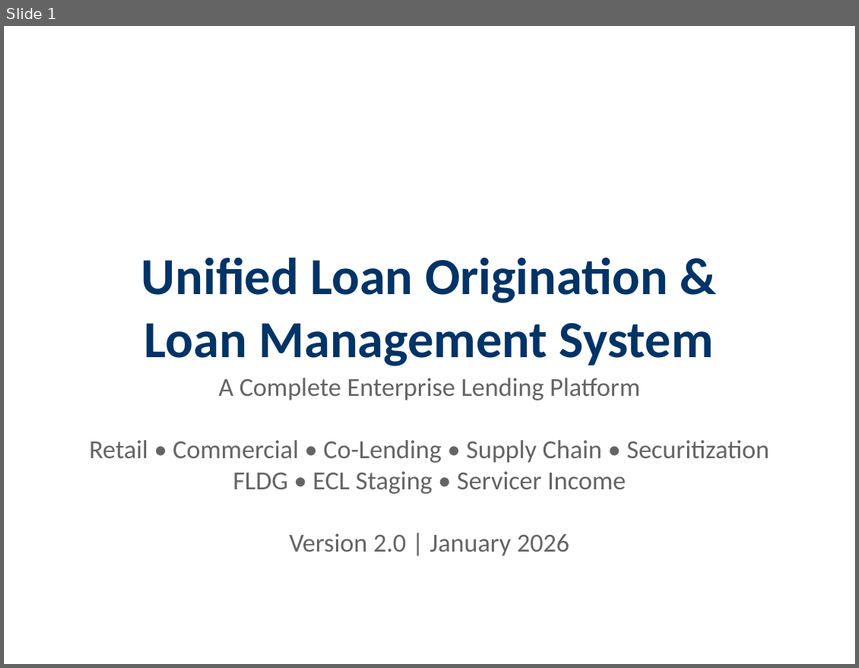
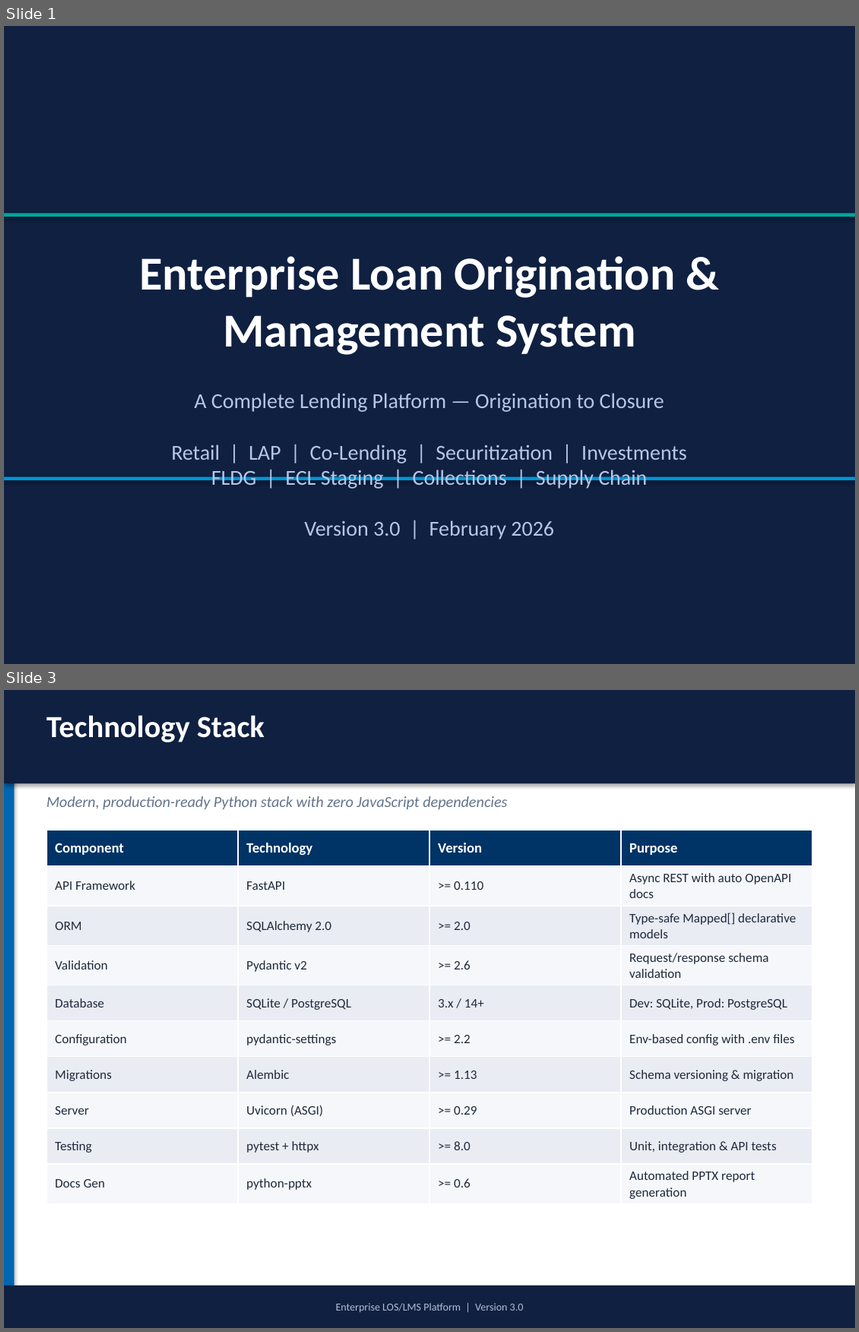
Before and after one commit to harshitrathi14/LOS-LMS, a slide deck: docs/LOS_LMS_System_Presentation.pptx. Shown one above the other, each under a label of ours: slide 1 before the commit, slides 1 and 3 after it; the slides between them are not shown. The pictures are 859x668 and 859x1332 pixels, drawn with LibreOffice and Linux fonts; fonts in the diff are those of the drawing. Boxes give left, top, right and bottom in pixels: in the first picture for what was removed or moved away, otherwise in the second. Text is boxed around its words. In the diff, an @@ line names an element or a change of style, - is before the commit and + after.

```diff
--- a/docs/LOS_LMS_System_Presentation.pptx
+++ b/docs/LOS_LMS_System_Presentation.pptx
@@ slide 3 added at <box>4,690,855,1328</box>, background #FFFFFF @@
@@ rectangle added at <box>4,690,14,1328</box>, fill #0066B2 @@
@@ rectangle added at <box>4,690,855,783</box>, fill #0F2041 @@
@@ text added at <box>47,715,265,742</box>, 26 pt, text #FFFFFF, bold @@
+Technology Stack
@@ text added at <box>47,796,507,809</box>, 13 pt, text #64748B, italic @@
+Modern, production-ready Python stack with zero JavaScript dependencies
@@ table added at <box>47,831,813,1202</box>, 10 rows, 4 columns @@
+Component | Technology | Version | Purpose
+API Framework | FastAPI | >= 0.110 | Async REST with auto OpenAPI docs
+ORM | SQLAlchemy 2.0 | >= 2.0 | Type-safe Mapped[] declarative models
+Validation | Pydantic v2 | >= 2.6 | Request/response schema validation
+Database | SQLite / PostgreSQL | 3.x / 14+ | Dev: SQLite, Prod: PostgreSQL
+Configuration | pydantic-settings | >= 2.2 | Env-based config with .env files
+Migrations | Alembic | >= 1.13 | Schema versioning & migration
+Server | Uvicorn (ASGI) | >= 0.29 | Production ASGI server
+Testing | pytest + httpx | >= 8.0 | Unit, integration & API tests
+Docs Gen | python-pptx | >= 0.6 | Automated PPTX report generation
@@ rectangle added at <box>4,1286,855,1328</box>, fill #0F2041, 9 pt, text #B4BED2 @@
+Enterprise LOS/LMS Platform | Version 3.0
@@ slide 1 changed as well @@
@@ background #FFFFFF to #0F2041 @@
@@ rectangle added at <box>4,213,855,217</box>, fill #00A699 @@
@@ text at <box>139,256,676,355</box>: text changed; size 44 to 40 pt; text colour #003366 to #FFFFFF @@
-Unified Loan Origination &
-Loan Management System
+Enterprise Loan Origination &
+Management System
@@ text at <box>171,393,687,540</box>: text changed; size 22 to 18 pt; text colour #646464 to #B4C8E6 @@
-A Complete Enterprise Lending Platform
-Retail • Commercial • Co-Lending • Supply Chain • Securitization
-FLDG • ECL Staging • Servicer Income
-Version 2.0 | January 2026
+A Complete Lending Platform — Origination to Closure
+Retail | LAP | Co-Lending | Securitization | Investments
+FLDG | ECL Staging | Collections | Supply Chain
+Version 3.0 | February 2026
@@ rectangle added at <box>4,477,855,480</box>, fill #0096D6 @@
```
Also in this commit, not shown: 2 other slides changed, 48 other slides added, 23 slides removed, 32 other files.
